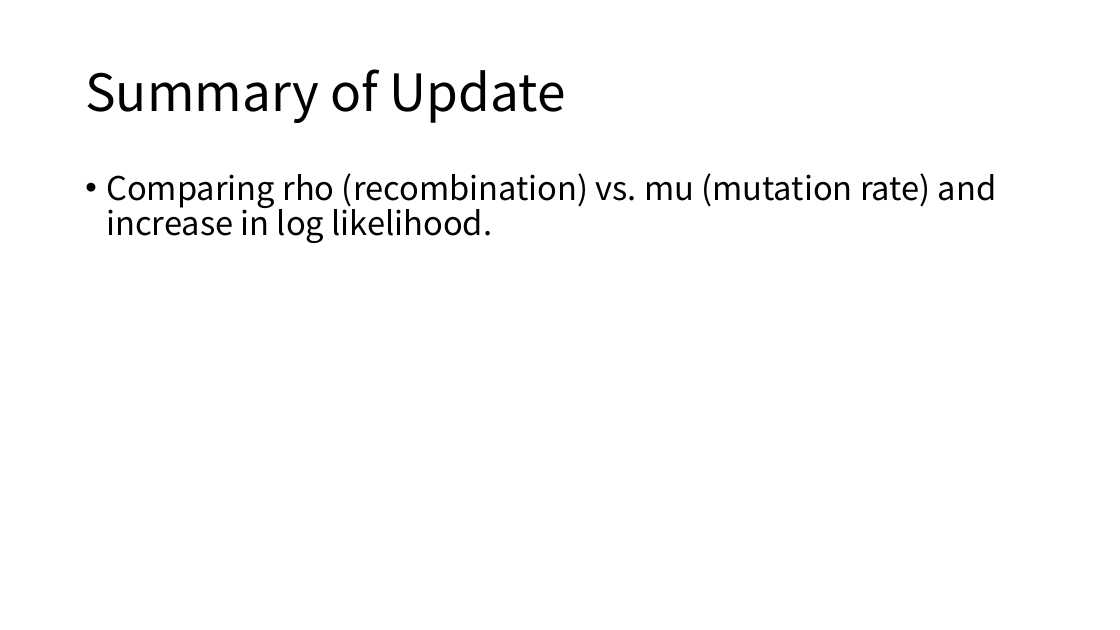
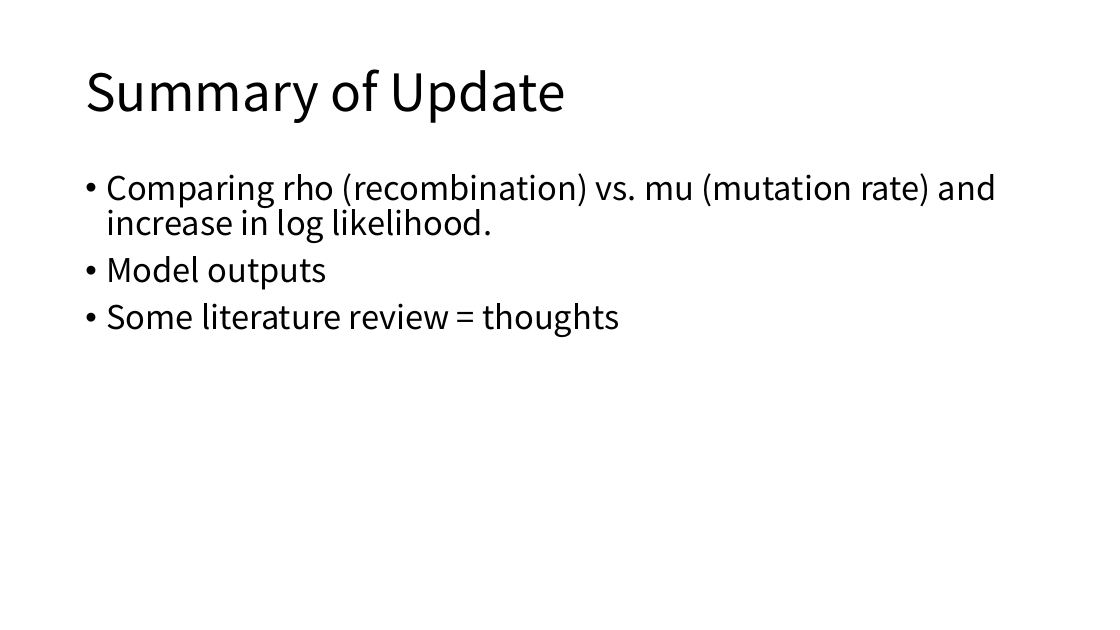
Before and after one commit to jon-mah/demo_for_ccgb, a slide deck: slide 2 of Summary/20220511_microbiome_demographic_slides.pptx. Drawn at 1120x630 pixels with LibreOffice and Linux fonts; fonts in the diff are those of the drawing. Boxes give left, top, right and bottom in pixels: in the first picture for what was removed or moved away, otherwise in the second. Text is boxed around its words. In the diff, an @@ line names an element or a change of style, - is before the commit and + after.

```diff
--- a/Summary/20220511_microbiome_demographic_slides.pptx
+++ b/Summary/20220511_microbiome_demographic_slides.pptx
@@ text at (106,256,619,337): paragraphs added @@
+• Model outputs
+• Some literature review = thoughts
```
Also in this commit, not shown: 3 other slides changed, 15 other files.
